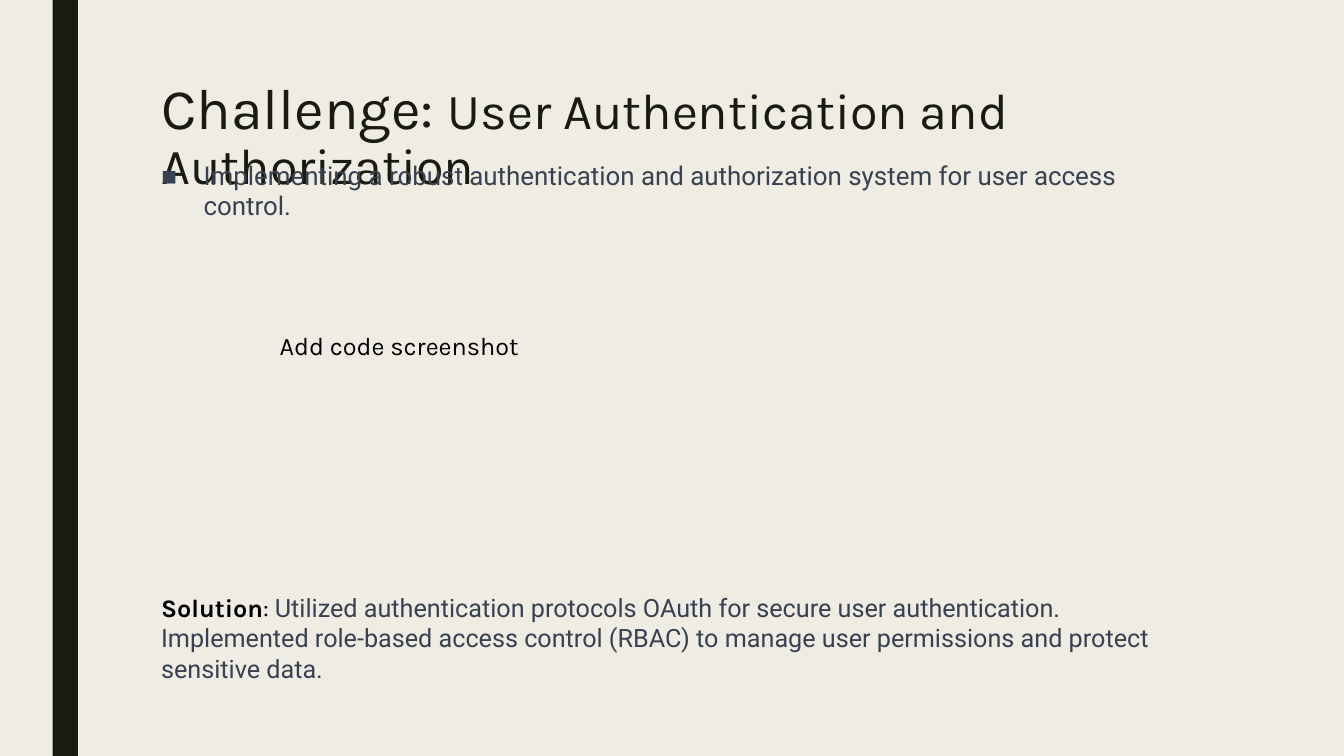
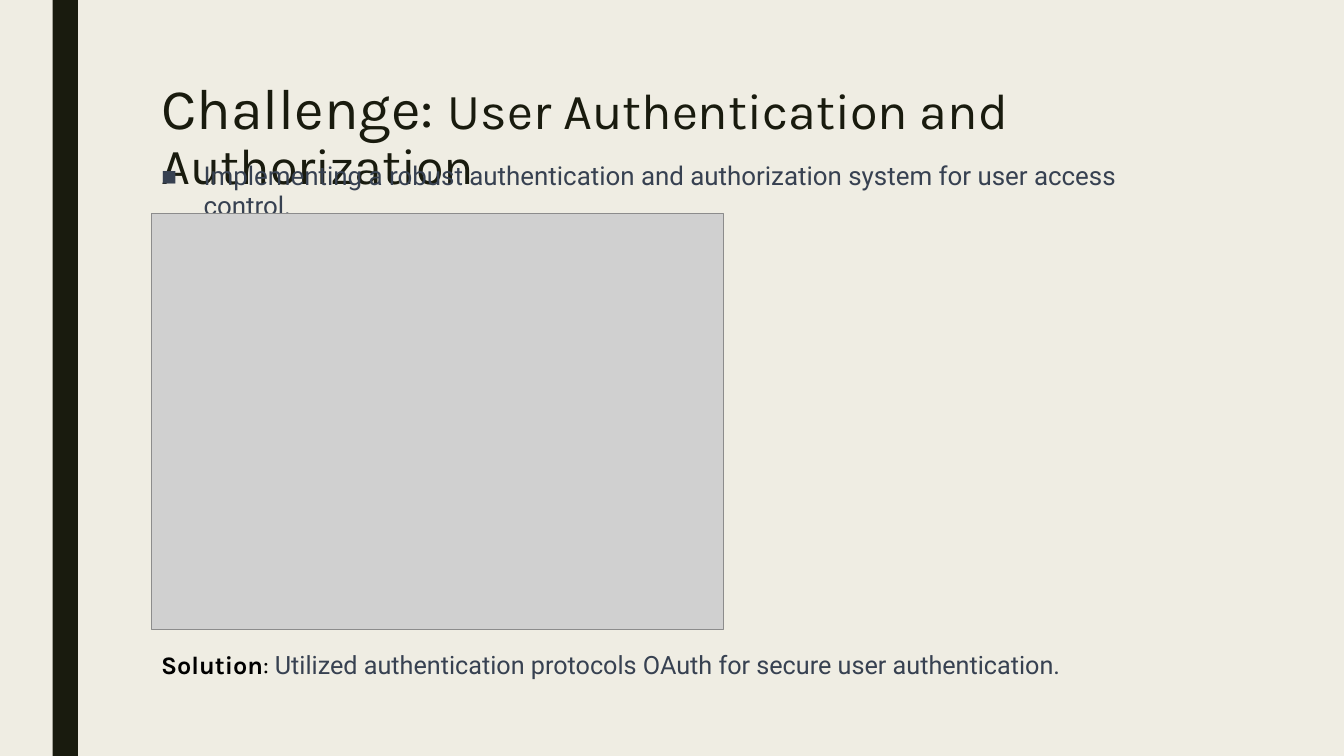
Before and after one commit to LiQianCA/FSD08-WebServices-Hotel_booking, a slide deck: slide 10 of Presentation1.pptx. Drawn at 1344x756 pixels with LibreOffice and Linux fonts; fonts in the diff are those of the drawing; grey boxes stand for pictures. Boxes give left, top, right and bottom in pixels: in the first picture for what was removed or moved away, otherwise in the second. Text is boxed around its words. In the diff, an @@ line names an element or a change of style, - is before the commit and + after.

```diff
--- a/Presentation1.pptx
+++ b/Presentation1.pptx
@@ picture added at (x1=151, y1=214, x2=724, y2=629) @@
@@ text removed at (x1=280, y1=337, x2=518, y2=356) @@
-Add code screenshot
@@ text at (x1=161, y1=655, x2=1060, y2=679): text changed @@
-Solution: Utilized authentication protocols OAuth for secure user authentication. Implemented role-based access control (RBAC) to manage user permissions and protect sensitive data.
+Solution: Utilized authentication protocols OAuth for secure user authentication.
```
Also in this commit, not shown: 2 other slides changed.
